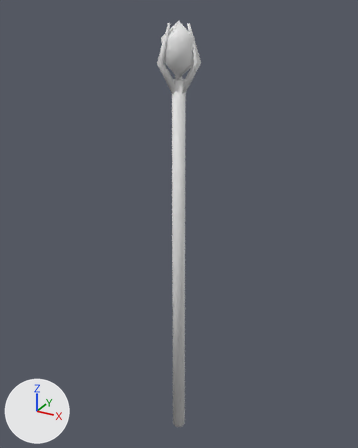
The glTF model assets/models/items/amethyst_staff.glb as it was, and as the next commit left it.
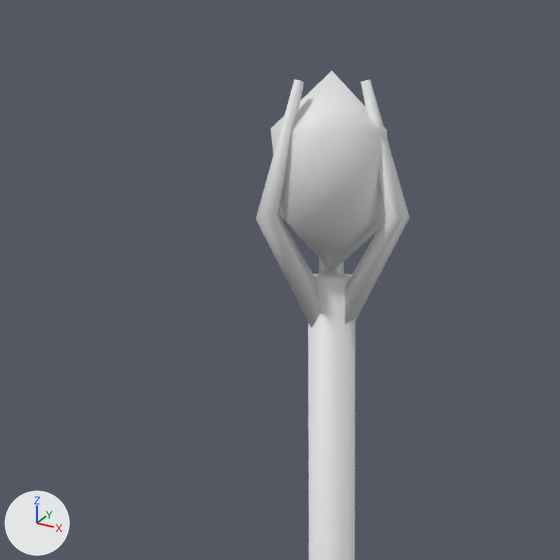
Old and new are each drawn whole from a 50 mm lens placed at (0.709, -1.289, 1.293), pointed at (-0.019, 0.036, 0.631) and again close up on the part from 23% to 68% of the width and 0% to 36% of the height. The lights are fixed; the arrows at lower left show +X, +Y and +Z. The older version's two pictures come first.

In view in the first close-up: 'amethyst_staff_v0'.
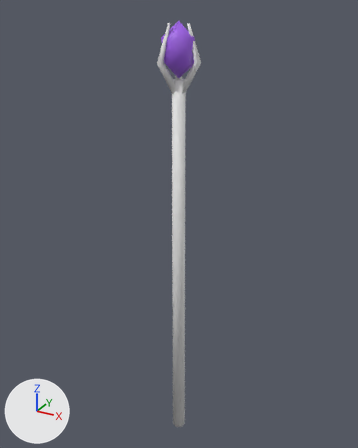
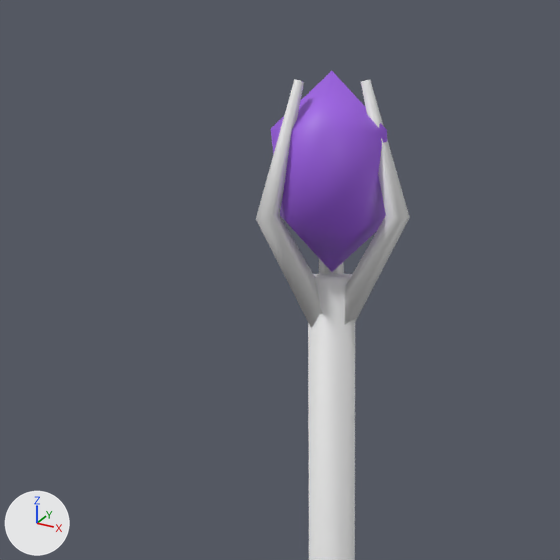
The change in detail:
me_amethyst_staff_v0 has 62 vertices, 104 faces and spans x -0.049..0.067, y -0.059..0.059, z -0.2..1.257.
me_amethyst_staff_v0 is used by ob_amethyst_staff_v0; location (0.0, 0.0, 0.0).
me_amethyst_staff_v0 part 1: 20 faces centred in x -0.043..0.043, y -0.041..0.041, z 1.131..1.229 are repainted in the vertex colours; the middle colour goes from white #ffffff to purple #b06aff.

What differs and where, as boxes (x1, y1, x2, y2) in the close-ups (560 x 560 px):
part 1 of me_amethyst_staff_v0, recoloured (white to purple): (271, 71, 387, 272) in both
